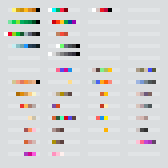
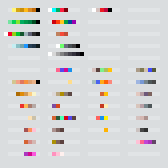
The second w=168, h=168 image is a revision of the first. Changes to its layers:
painted on "Layer 3 copy" over left=76, top=52, right=84, bottom=56
